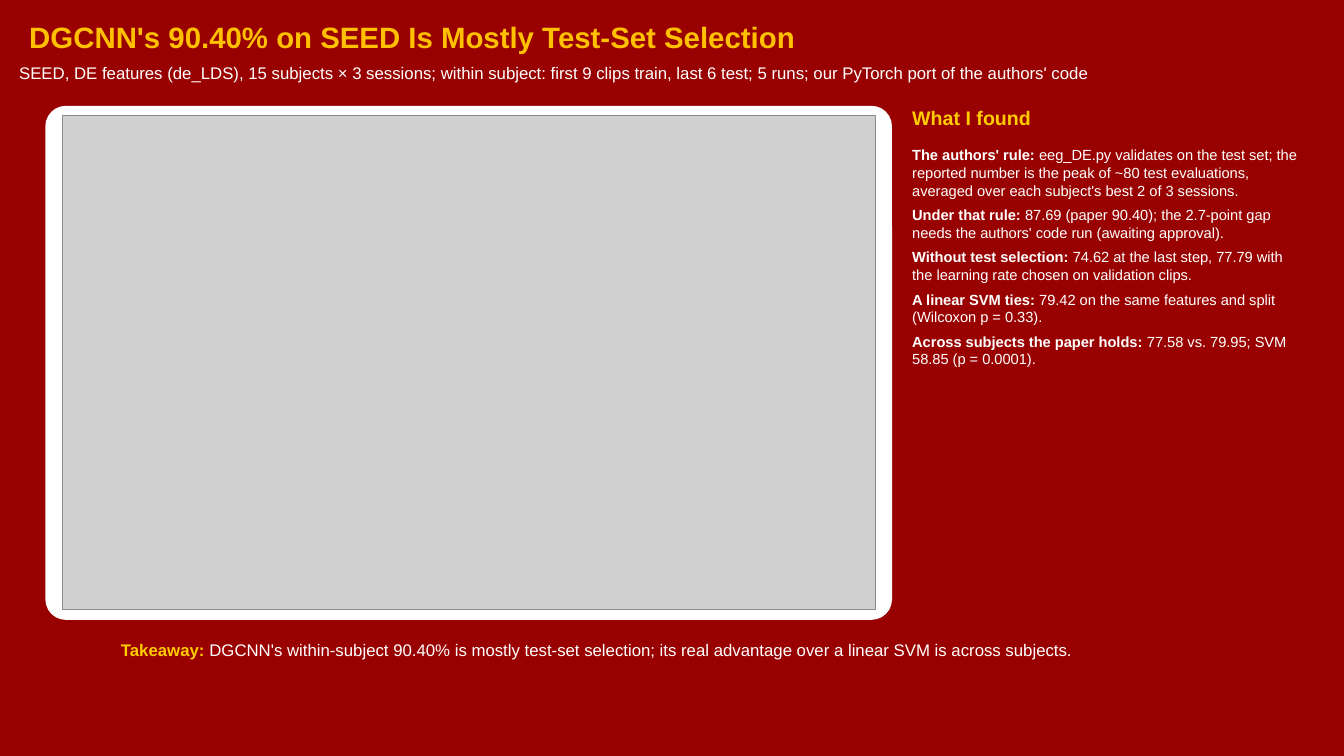
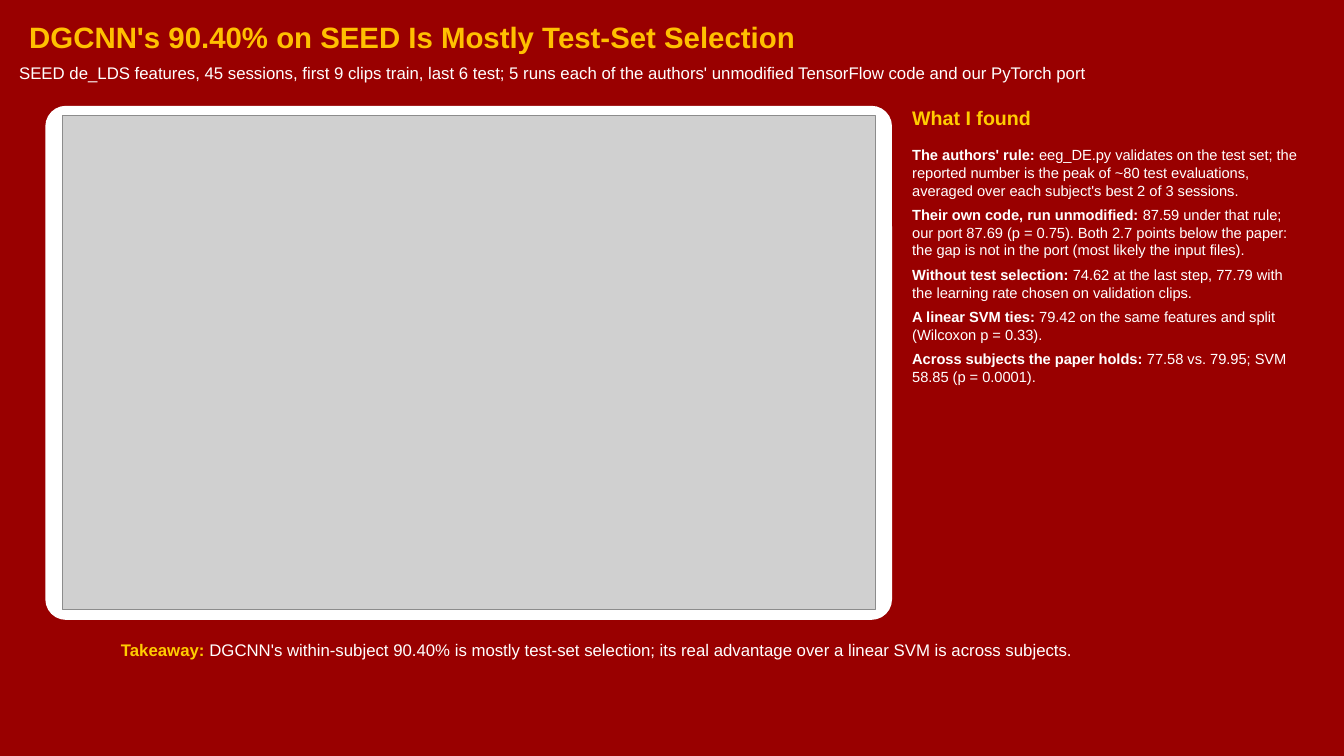
Before and after one commit to woo0kim/eeg-analysis-methods-review, a slide deck: slide 4 of docs/reports/seed-stew/2026-11-08_seed-stew_weekly-slides.pptx. Drawn at 1344x756 pixels with LibreOffice and Linux fonts; fonts in the diff are those of the drawing; grey boxes stand for pictures; background and template pictures are left out. Boxes give left, top, right and bottom in pixels: in the first picture for what was removed or moved away, otherwise in the second. Text is boxed around its words. In the diff, an @@ line names an element or a change of style, - is before the commit and + after.

```diff
--- a/docs/reports/seed-stew/2026-11-08_seed-stew_weekly-slides.pptx
+++ b/docs/reports/seed-stew/2026-11-08_seed-stew_weekly-slides.pptx
@@ text at <box>19,67,1085,83</box>: text changed @@
-SEED, DE features (de_LDS), 15 subjects × 3 sessions; within subject: first 9 clips train, last 6 test; 5 runs; our PyTorch port of the authors' code
+SEED de_LDS features, 45 sessions, first 9 clips train, last 6 test; 5 runs each of the authors' unmodified TensorFlow code and our PyTorch port
@@ text at <box>912,209,1287,258</box>: text changed @@
-Under that rule: 87.69 (paper 90.40); the 2.7-point gap needs the authors' code run (awaiting approval).
+Their own code, run unmodified: 87.59 under that rule; our port 87.69 (p = 0.75). Both 2.7 points below the paper: the gap is not in the port (most likely the input files).
```
Also in this commit, not shown: 1 other slide changed, 32 other files.
